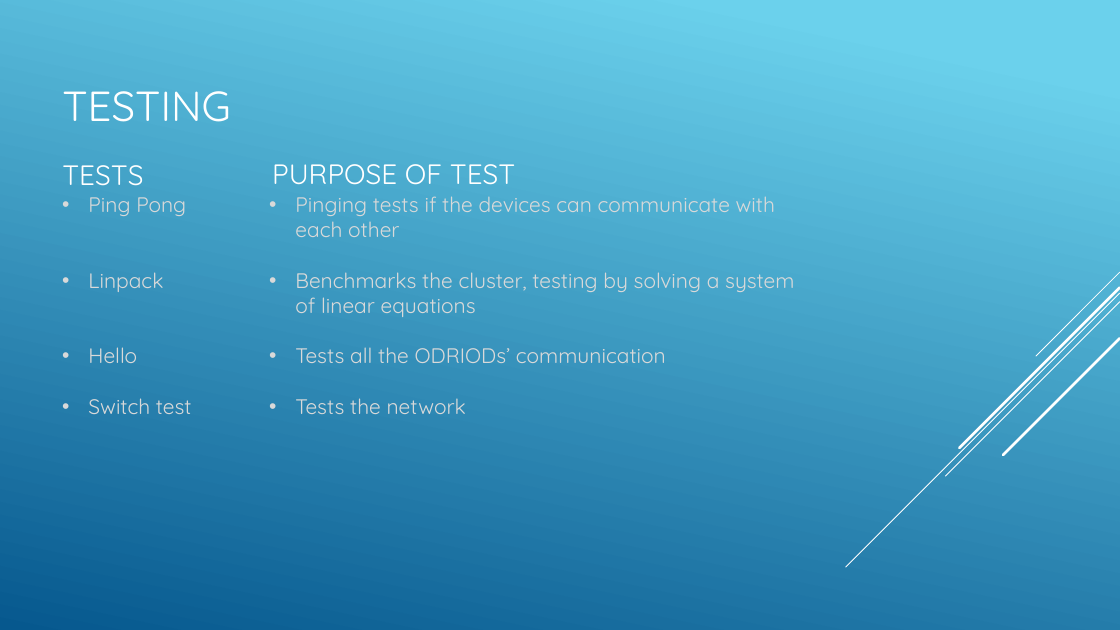
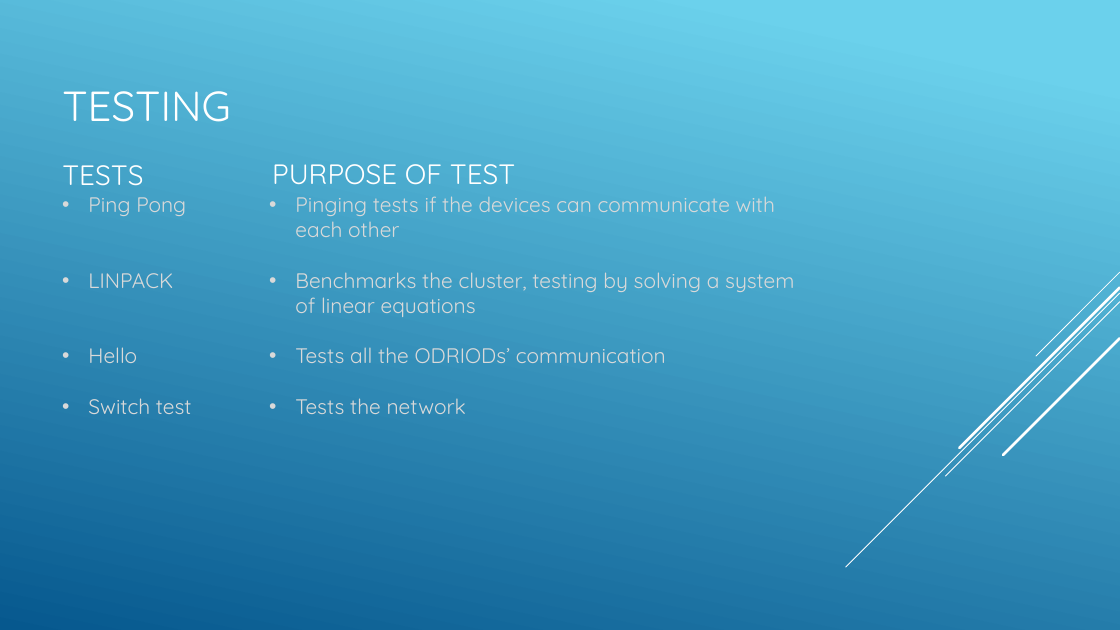
Before and after one commit to SDSMT-CSC464-F15/arm, a slide deck: slide 7 of Documents/ClientPresent2.pptx. Drawn at 1120x630 pixels with LibreOffice and Linux fonts; fonts in the diff are those of the drawing. Boxes give left, top, right and bottom in pixels: in the first picture for what was removed or moved away, otherwise in the second. Text is boxed around its words. In the diff, an @@ line names an element or a change of style, - is before the commit and + after.

```diff
--- a/Documents/ClientPresent2.pptx
+++ b/Documents/ClientPresent2.pptx
@@ text at box(88, 273, 173, 288): text changed @@
-• Linpack
+• LINPACK
```
Also in this commit, not shown: 4 other slides changed.
